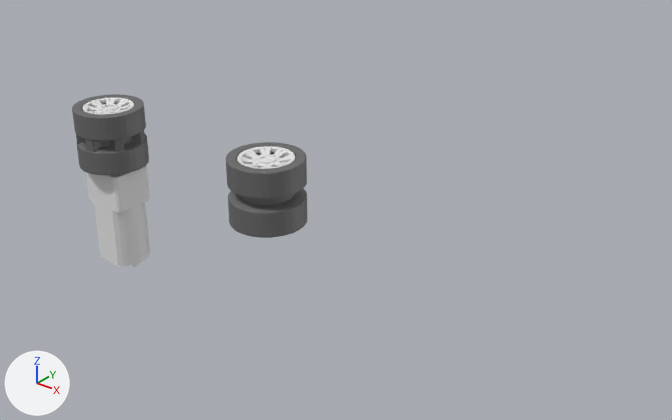
The Blender file designs/tracks/track_preview.blend as it was, and as the next commit left it.
One viewpoint serves both versions: a 50 mm lens placed at (168.6, -117.8, 79.1), pointed at (55.6, 23.4, -8.4). The lights are fixed; the arrows at lower left show +X, +Y and +Z.

The first picture shows 'DriveWheel', 'Hubcap', 'Hubcap.001', 'Idler', 'N20'.
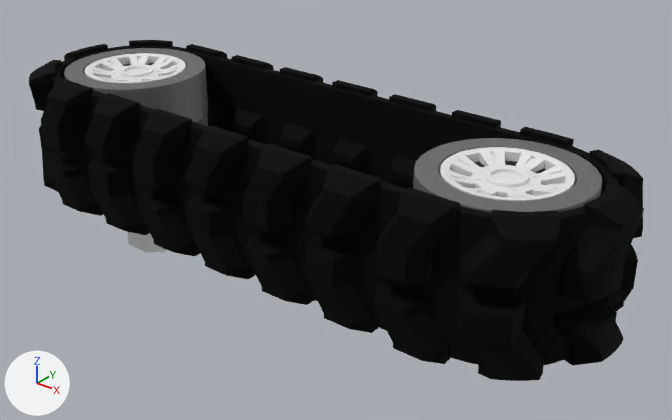
ob_shaftcutout is not drawn itself; it is used by a modifier of ob_drivewheel_stl.

Where the change shows, as pixel boxes [x1, y1, x2, y2] in the pictures (672 x 420 px; the box of a moved part takes in the faces that stretch with it):
'Tread', shown: after [29, 40, 644, 381]
'Belt', shown: after [52, 46, 619, 365]
'Idler', reshaped, moved: before [226, 142, 307, 238]; after [413, 138, 602, 212]
'DriveWheel', mesh rescaled, reshaped, moved, turned: before [72, 94, 149, 175]; after [64, 48, 208, 126]
'Hubcap', mesh rescaled, moved (131% wider, 129% taller): before [237, 146, 295, 169]; after [440, 147, 575, 201]
'N20', moved: before [86, 166, 150, 267]; after [127, 232, 167, 253]
'Hubcap.001', mesh rescaled, moved (92% wider, 72% taller): before [82, 98, 134, 115]; after [85, 53, 186, 83]
part 1 of me_cube_010, moved or reshaped: before [76, 130, 145, 152]; after [196, 114, 208, 126]
part 5 of me_cube, moved or reshaped: before [87, 99, 291, 167]; after [93, 56, 566, 197]

The change, as a list of edits to the scene's bpy script:
```text
Change me_cube_010:
    where me_cube_010.from_pydata(...)  # 8 vertices, 6 faces; spans x -7.9..-4.3, y -1.66..1.86, z -1.77..1.77
    me_cube_010 part 1: the whole mesh is scaled about the mesh origin by 2
Change me_idleraxle:
    where me_idleraxle.from_pydata(...)  # 6 vertices, 0 faces, 5 loose edges; spans x 0.0, y 0.0..6.0, z -8.0..5.7
    me_idleraxle part 2
    me_idleraxle.vertices[0].co: (0.0, 6.0, 3.6) -> (0.0, 9.0, 5.2)
    me_idleraxle.vertices[1].co: (0.0, 6.0, 5.7) -> (0.0, 9.0, 11.4)
    me_idleraxle.vertices[2].co: (0.0, 3.0, 0.6) -> (0.0, 5.0, 1.2)
    me_idleraxle part 3
    me_idleraxle.vertices[3].co: (0.0, 3.0, -8.0) -> (0.0, 5.0, -16.0)
    me_idleraxle.vertices[5].co: (0.0, 0.0, -8.0) -> (0.0, 0.0, -16.0)
    me_idleraxle part 4
    me_idleraxle.vertices[4].co: (0.0, 0.0, 5.7) -> (0.0, 0.0, 11.4)
Change me_cube:
    where me_cube.from_pydata(...)  # 18 vertices, 7 faces; spans x -0.2..2.65, y 2.3..5.0, z 3.7..6.7
    me_cube part 5: the whole mesh is scaled about the mesh origin by 2
Change me_belt:
    where me_belt.from_pydata(...)  # 82 vertices, 74 faces; spans x -3.86..3.86, y -0.6..2.4, z -7.0..7.0
    used by ob_belt; location = (0.0, 0.0, 0.0); rotation_euler = (0.0, 3.142, 0.0), in degrees (0, 180, 0)
    me_belt part 6: the whole mesh is scaled about the mesh origin by 2
Change me_tread:
    where me_tread.from_pydata(...)  # 176 vertices, 168 faces; spans x -3.5..11.2, y -3.0..0.0, z -7.5..7.5
    used by ob_tread; location = (0.0, 0.0, 0.0); rotation_euler = (0.0, 3.142, 0.0), in degrees (0, 180, 0)
    me_tread part 7: the whole mesh is scaled about the mesh origin by 2
Change me_wheelbase:
    used by ob_drivewheel_stl; location = (0.0, 0.0, 0.0); rotation_euler = (3.142, 0.0, 0.0), in degrees (180, 0, 0)
    remove me_wheelbase.from_pydata(...)  # 11 vertices, 0 faces, 10 loose edges; spans x 0.0..0.01, y 0.0..8.1, z -7.0..7.01
    add me_wheelbase.from_pydata(...)  # 11 vertices, 0 faces, 10 loose edges; spans x 0.0..0.02, y 0.0..16.2, z -14.0..14.02
    me_wheelbase part 8: the whole mesh is rebuilt
Change me_plane:
    where me_plane.from_pydata(...)  # 10 vertices, 0 faces, 9 loose edges; spans x 0.0, y -5.8..0.0, z 6.0..7.0
    me_plane part 9: the whole mesh is scaled about the mesh origin by 2
Add me_wheelbase_001:
    me_wheelbase_001.from_pydata(...)  # 13 vertices, 0 faces, 12 loose edges; spans x 0.0, y 0.0..16.2, z -14.0..14.0
    me_wheelbase_001.materials.append(mat_3dprintsilver)
Change cu_beziercurve:
    where _sp = cu_beziercurve.splines.new('BEZIER'); _sp.bezier_points.add(5)
    remove _sp.bezier_points.foreach_set('co', [-8.85, 8.85, 0.0, 0.0, 17.7, 0.0, 49.3, 17.7, 0.0, 58.15, 8.85, 0.0, 49.3, 0.0, 0.0, 0.0, 0.0, 0.0])
    remove _sp.bezier_points.foreach_set('handle_left', [-8.85, 3.508, 0.0, -5.342, 17.7, 0.0, 43.96, 17.7, 0.0, 58.15, 14.19, 0.0, 53.75, 0.0, 0.0, 5.342, 0.0, 0.0])
    remove _sp.bezier_points.foreach_set('handle_right', [-8.85, 14.19, 0.0, 5.342, 17.7, 0.0, 53.75, 17.7, 0.0, 58.15, 3.508, 0.0, 43.96, 0.0, 0.0, -5.342, 0.0, 0.0])
    add _sp.bezier_points.foreach_set('co', [-17.7, 17.7, 0.0, 0.0, 35.4, 0.0, 98.6, 35.4, 0.0, 116.3, 17.7, 0.0, 98.6, 0.0, 0.0, 0.0, 0.0, 0.0])
    add _sp.bezier_points.foreach_set('handle_left', [-17.7, 7.017, 0.0, -10.68, 35.4, 0.0, 87.92, 35.4, 0.0, 116.3, 28.38, 0.0, 107.5, 0.0, 0.0, 10.68, 0.0, 0.0])
    add _sp.bezier_points.foreach_set('handle_right', [-17.7, 28.38, 0.0, 10.68, 35.4, 0.0, 107.5, 35.4, 0.0, 116.3, 7.017, 0.0, 87.92, 0.0, 0.0, -10.68, 0.0, 0.0])
Change ob_n20:
    ob_n20.location: (0.0, 9.0, -8.0) -> (0.0, 17.8, -8.0)
Change ob_drivewheel:
    ob_drivewheel.location: (0.0, 8.8, 0.0) -> (0.0, 17.8, 0.0)
    ob_drivewheel.rotation_euler: (0.0, 0.0, 0.0) -> (0.0, 3.142, 0.0)  # degrees (0, 0, 0) -> degrees (0, 180, 0)
Change ob_idler:
    ob_idler.location: (49.3, 8.8, 0.0) -> (98.3, 17.8, 0.0)
Change ob_hubcap:
    ob_hubcap.location: (49.3, 8.8, 0.0) -> (98.3, 17.8, 0.0)
Change ob_hubcap_001:
    ob_hubcap_001.location: (0.0, 8.8, 0.0) -> (0.0, 17.8, 0.0)
Change ob_shaftcutout:
    ob_shaftcutout.location: (0.0, 0.0, -3.0) -> (0.0, 0.0, 3.0)
    ob_shaftcutout.rotation_euler: (0.0, 0.0, 0.0) -> (3.142, 0.0, 0.0)  # degrees (0, 0, 0) -> degrees (180, 0, 0)
Change ob_belt:
    remove ob_belt.hide_set(True)  # its collection is switched off
Change ob_tread:
    where _m = ob_tread.modifiers.new('Array', 'ARRAY')
    _m.constant_offset_displace: (15.46, 0.0, 0.0) -> (30.91, 0.0, 0.0)
    remove ob_tread.hide_set(True)  # its collection is switched off
Change ob_drivewheel_stl:
    ob_drivewheel_stl: bpy.data.objects.new('DriveWheel.stl', me_wheelbase) -> bpy.data.objects.new('DriveWheel.stl', me_wheelbase_001)
    ob_drivewheel_stl.rotation_euler: (3.142, 0.0, 0.0) -> (6.283, 0.0, 0.0)  # degrees (180, 0, 0) -> degrees (360, 0, 0)
```
